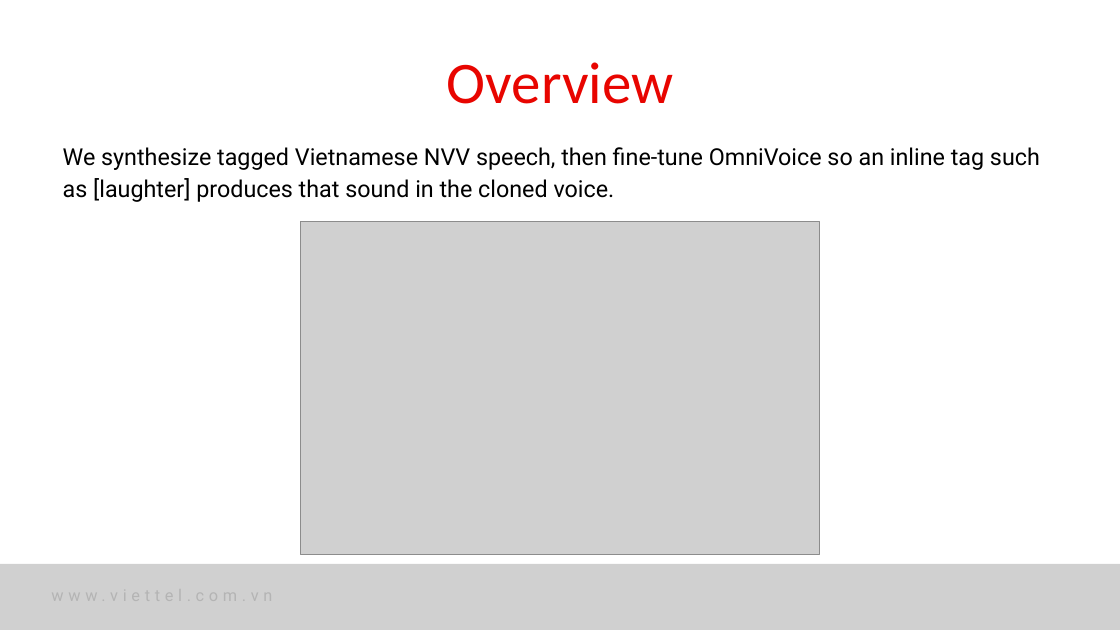
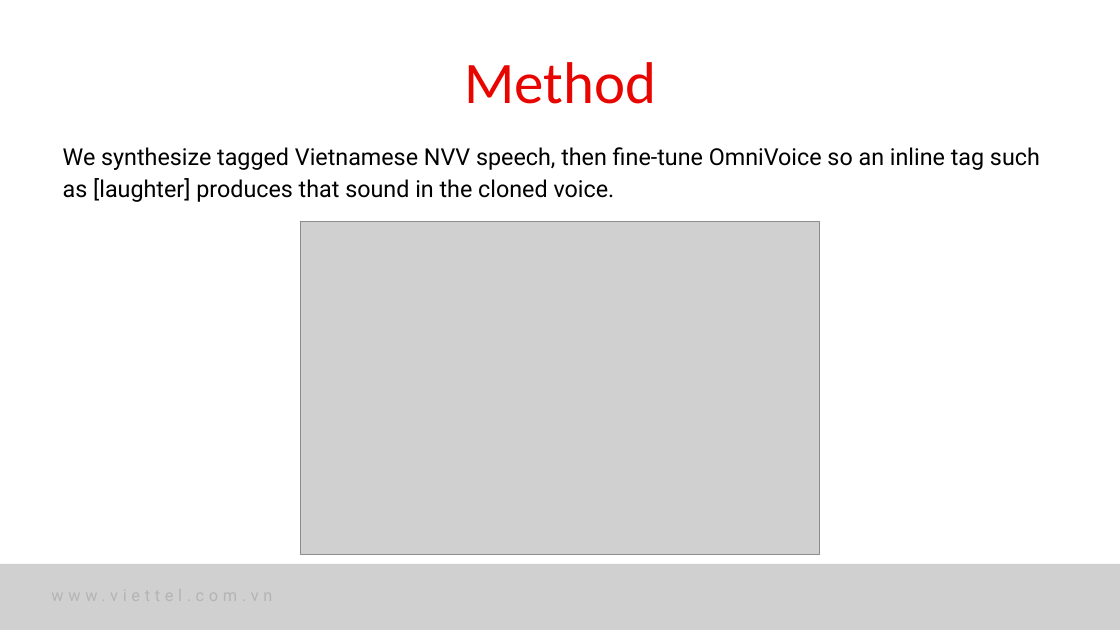
Before and after one commit to nhakanasi/VDT_GD2, a slide deck: slide 4 of Method.pptx (slide 3 before the commit). Drawn at 1120x630 pixels with LibreOffice and Linux fonts; fonts in the diff are those of the drawing; grey boxes stand for pictures. Boxes give left, top, right and bottom in pixels: in the first picture for what was removed or moved away, otherwise in the second. Text is boxed around its words. In the diff, an @@ line names an element or a change of style, - is before the commit and + after.

```diff
--- a/Method.pptx
+++ b/Method.pptx
@@ text at (464,62,656,104): text changed @@
-Overview
+Method
```
Also in this commit, not shown: 4 other slides changed, 7 slides added, 4 slides removed.
